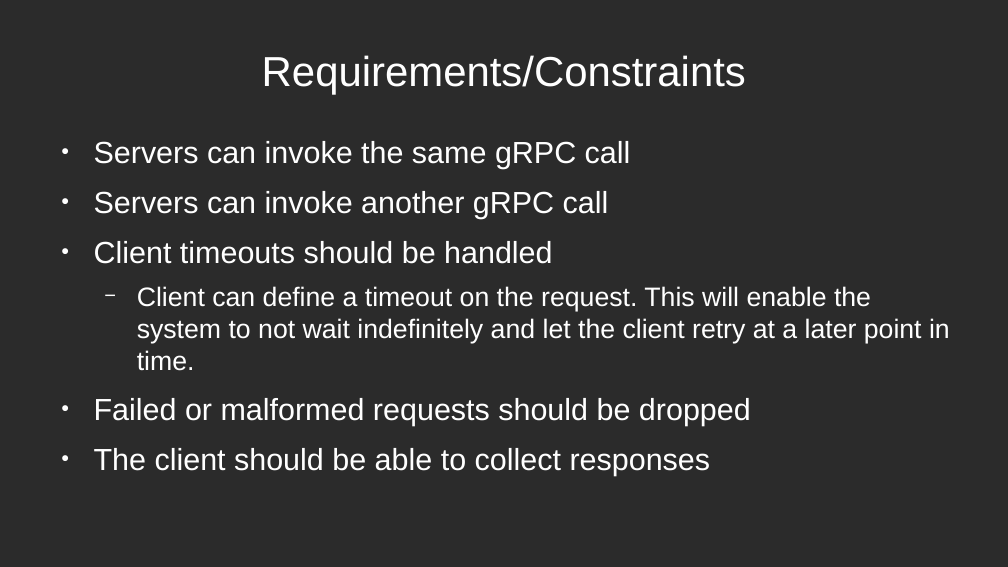
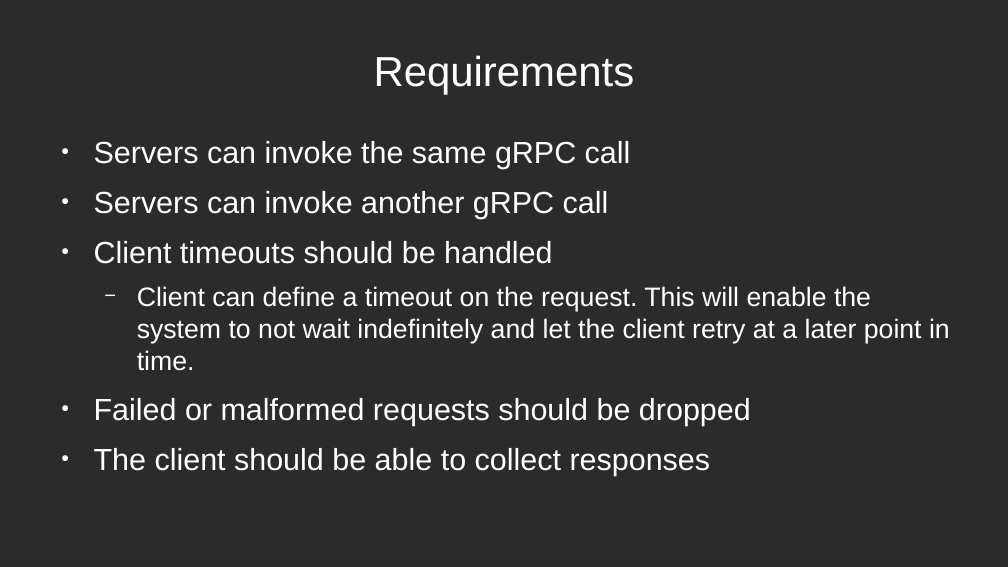
Before and after one commit to aleksander-vedvik/Master, a slide deck: slide 4 of notes/presentation_updated.odp. Drawn at 1008x567 pixels with LibreOffice and Linux fonts; fonts in the diff are those of the drawing; background and template pictures are left out; a plain dark background stands for a picture behind light text. Boxes give left, top, right and bottom in pixels: in the first picture for what was removed or moved away, otherwise in the second. Text is boxed around its words. In the diff, an @@ line names an element or a change of style, - is before the commit and + after.

```diff
--- a/notes/presentation_updated.odp
+++ b/notes/presentation_updated.odp
@@ title at (x1=374, y1=55, x2=635, y2=95): text changed @@
-Requirements/Constraints
+Requirements
```
Also in this commit, not shown: 1 slide added, 12 other files.
